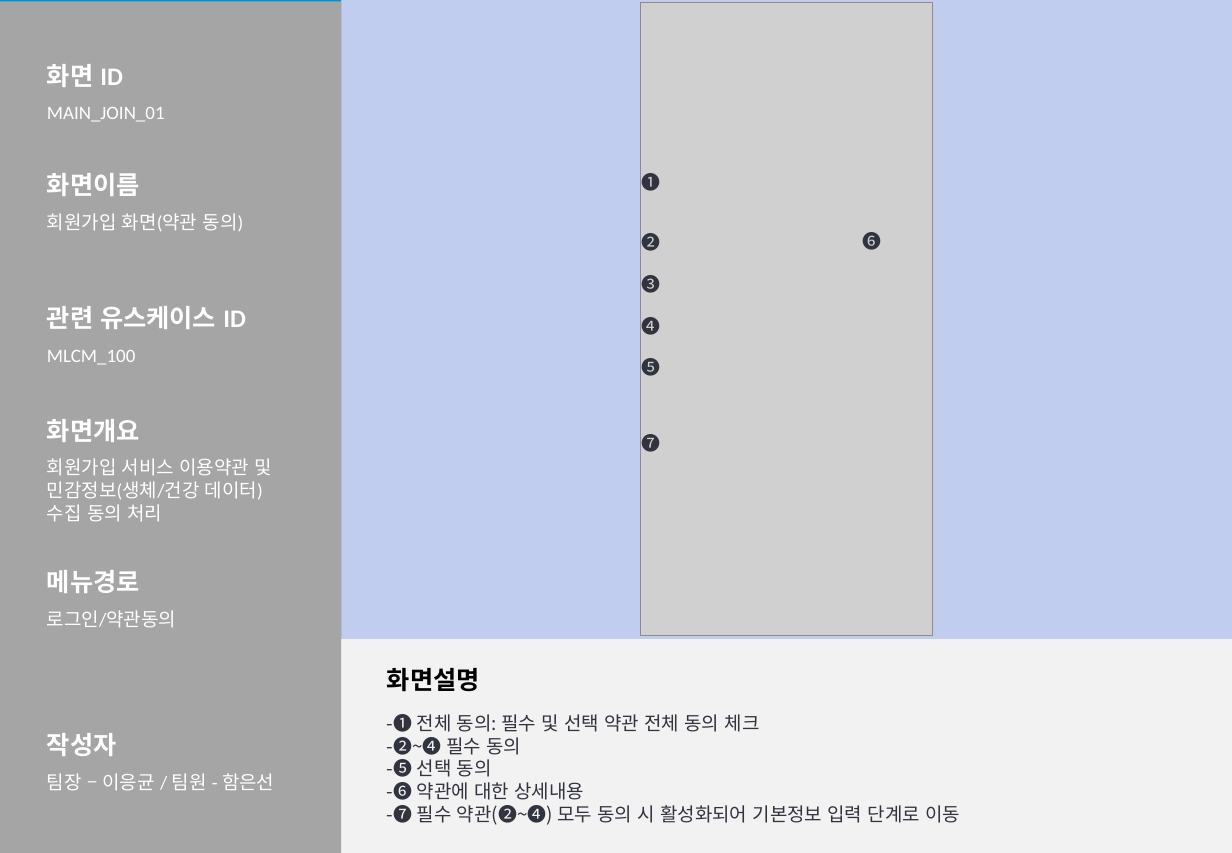
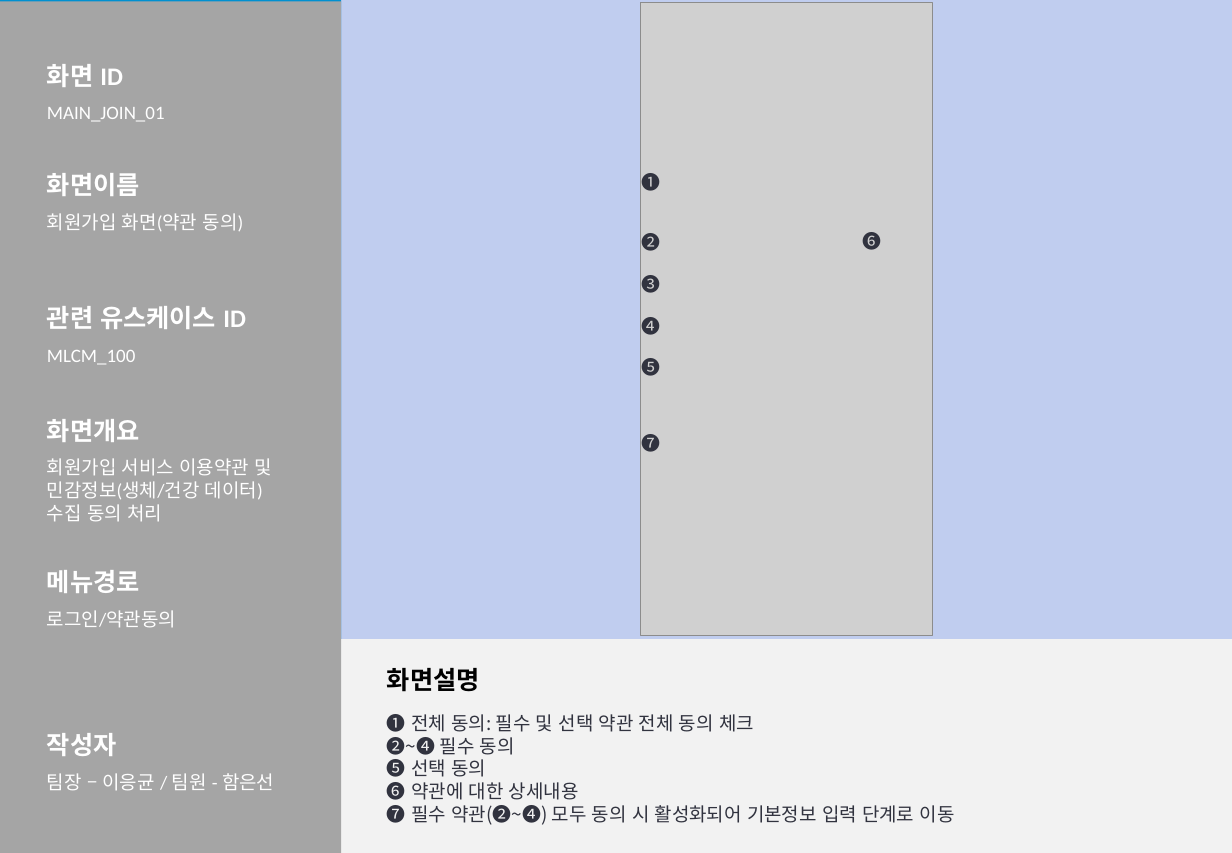
Before and after one commit to 2026-SMHRD-KDT-HealthCare-5/lisn, a slide deck: slide 8 of Documents/화면설계서_귀기울임.pptx. Drawn at 1232x853 pixels with LibreOffice and Linux fonts; fonts in the diff are those of the drawing; grey boxes stand for pictures. Boxes give left, top, right and bottom in pixels: in the first picture for what was removed or moved away, otherwise in the second. Text is boxed around its words. In the diff, an @@ line names an element or a change of style, - is before the commit and + after.

```diff
--- a/Documents/화면설계서_귀기울임.pptx
+++ b/Documents/화면설계서_귀기울임.pptx
@@ text at [387,710,955,826]: text changed @@
--❶ 전체 동의: 필수 및 선택 약관 전체 동의 체크
--❷~❹ 필수 동의
--❺ 선택 동의
--❻ 약관에 대한 상세내용
--❼ 필수 약관(❷~❹) 모두 동의 시 활성화되어 기본정보 입력 단계로 이동
+❶ 전체 동의: 필수 및 선택 약관 전체 동의 체크
+❷~❹ 필수 동의
+❺ 선택 동의
+❻ 약관에 대한 상세내용
+❼ 필수 약관(❷~❹) 모두 동의 시 활성화되어 기본정보 입력 단계로 이동
```
Also in this commit, not shown: 8 other slides changed, 5 other files.
